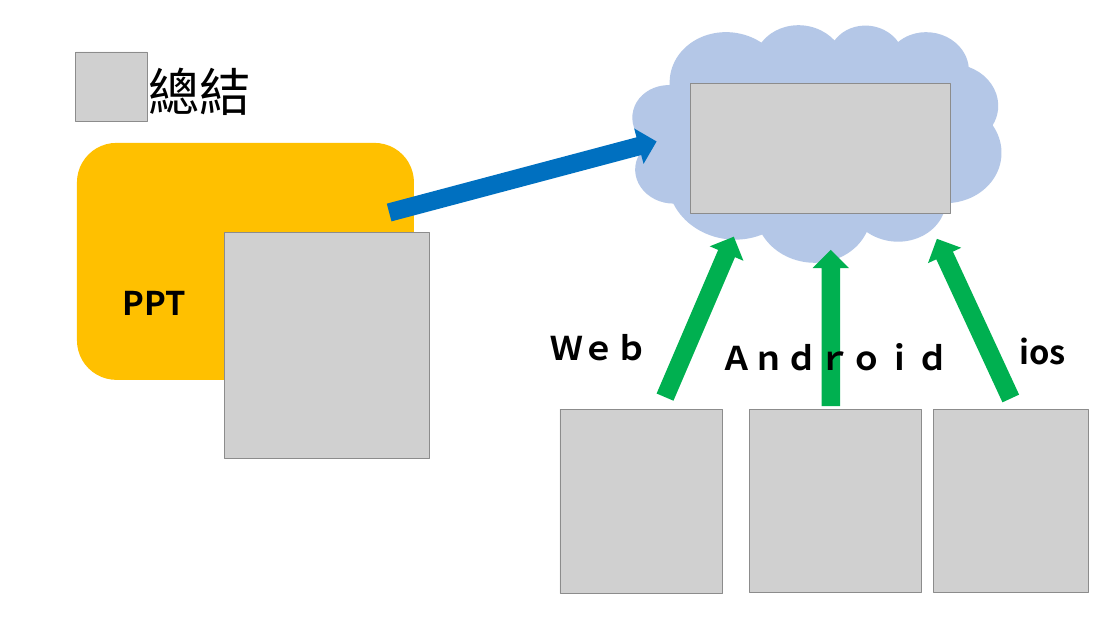
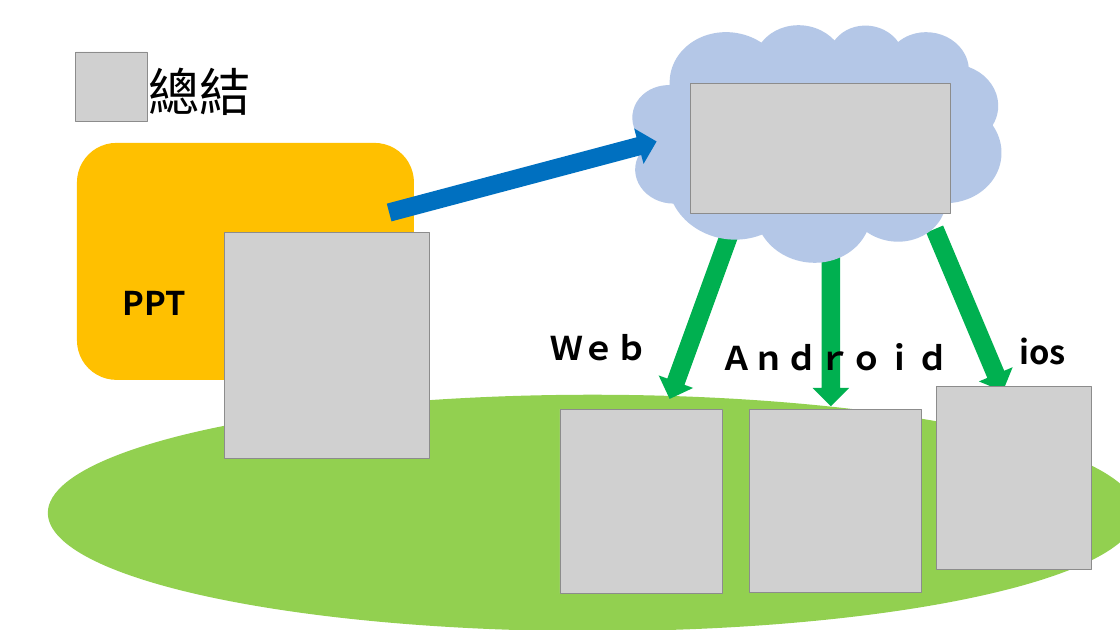
Before and after one commit to chartsai/HandOut, a slide deck: slide 11 of mock/HandOut.pptx. Drawn at 1120x630 pixels with LibreOffice and Linux fonts; fonts in the diff are those of the drawing; grey boxes stand for pictures. Boxes give left, top, right and bottom in pixels: in the first picture for what was removed or moved away, otherwise in the second. Text is boxed around its words. In the diff, an @@ line names an element or a change of style, - is before the commit and + after.

Commit message:
update ppt

```diff
--- a/mock/HandOut.pptx
+++ b/mock/HandOut.pptx
@@ right arrow at (653,228,747,405): rotation 293 to 110 degrees @@
@@ right arrow at (918,222,1020,398): rotation 245 to 67 degrees @@
@@ right arrow at (812,250,849,407): rotation 270 to 90 degrees @@
@@ picture: place and size @@
-picture at (933,409,1088,592)
+picture at (937,386,1091,570)
@@ ellipse added at (48,395,1120,630), fill #92D050 @@
```
Also in this commit, not shown: 1 other slide changed.
